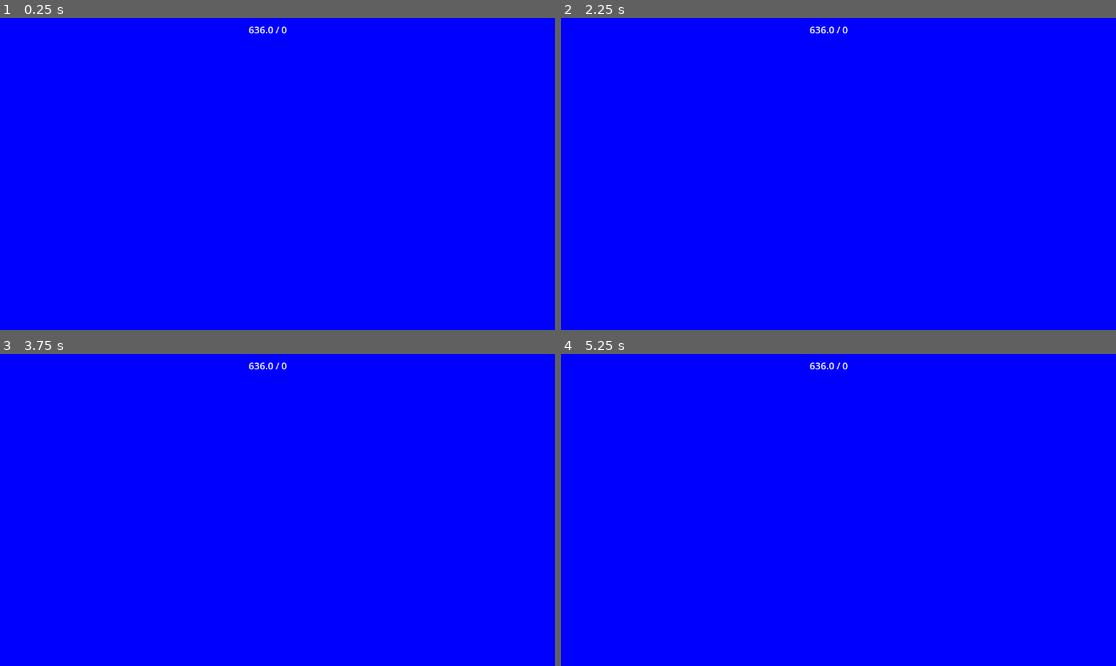
Above: before the commit, frames 1-4 (two rows, left to right).
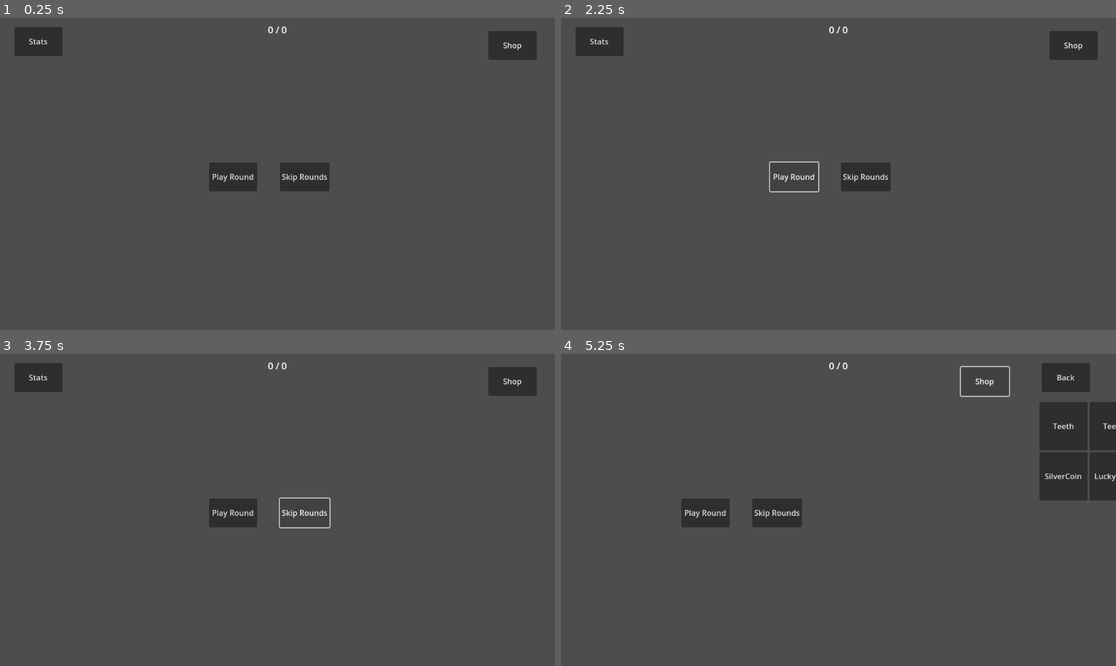
Above: after the commit, the same moments.

Repository: iceknith/Organ-Gambler-Full
Game: Godot game, scene res://src/game_scenes/main/main.tscn
Two runs of this game, one before a commit and one after it. Both use one fixed random seed, a clock stepped at 60 frames per second and the inputs below. The engine's default icon, where the game draws it, is replaced by a stand-in: a white triangle on a blue panel in a dark square.
Inputs (mouse positions are in pixels of both pictures, inside the frame that each line leads up to):
- Up to frame 1 (0.25 s): no input
- Up to frame 2 (2.25 s): click (599, 42) at 0.5 s, where only the run after the commit has a clickable "Stats"; click (1043, 286) at 1.25 s, where only the run after the commit has a clickable "back"; click (794, 177) at 2 s, where only the run after the commit has a clickable "Play Round"
- Up to frame 3 (3.75 s): click (233, 513) at 2.75 s, where only the run after the commit has a clickable "Play Round"; click (305, 513) at 3.5 s, where only the run after the commit has a clickable "Skip Rounds"
- Up to frame 4 (5.25 s): click (866, 513) at 4.25 s, where only the run after the commit has a clickable "Skip Rounds"; click (1071, 382) at 5 s, where only the run after the commit has a clickable "Shop"

The runs differ from the first frame. In frame 1, 100% of the frame differs, in the area x 0-100%, y 0-100%; in frame 2, 100%; in frame 3, 100%; in frame 4, 100%.

Commit message:
added travel between scenes

Diff:
--- a/src/game_scenes/hub/hub.gd
+++ b/src/game_scenes/hub/hub.gd
@@ -1 +1,11 @@
-extends Control
+class_name Hub extends Control
+
+func _ready() -> void:
+	connect_signals()
+
+func connect_signals():
+	# Connect buttons
+	$PlayRound.pressed.connect(Main.main.switch_to_scene.bind("round"))
+	$Shop.pressed.connect(Main.main.switch_to_scene.bind("shop"))
+	$Stats.pressed.connect(Main.main.switch_to_scene.bind("stats"))
+	#$SkipRounds.pressed.connect(GameData.next_wave)
--- a/src/game_scenes/hub/hub.tscn
+++ b/src/game_scenes/hub/hub.tscn
@@ -29,6 +29,15 @@
 offset_bottom = 360.0
 text = "Skip Rounds"
 
+[node name="Stats" type="Button" parent="."]
+custom_minimum_size = Vector2(100, 60)
+layout_mode = 0
+offset_left = 30.0
+offset_top = 19.0
+offset_right = 130.0
+offset_bottom = 79.0
+text = "Stats"
+
 [node name="Shop" type="Button" parent="."]
 custom_minimum_size = Vector2(100, 60)
 layout_mode = 0
--- a/src/game_scenes/main/main.tscn
+++ b/src/game_scenes/main/main.tscn
@@ -1,54 +1,57 @@
-[gd_scene load_steps=12 format=3 uid="uid://dutv72445v5ul"]
+[gd_scene load_steps=13 format=3 uid="uid://dutv72445v5ul"]
 
 [ext_resource type="Script" uid="uid://c7avgttkxqe1l" path="res://src/game_scenes/main/main.gd" id="1_b4anw"]
 [ext_resource type="PackedScene" uid="uid://6r4y1jj4bocd" path="res://src/game_scenes/overlay/overlay.tscn" id="2_3j4ov"]
 [ext_resource type="Script" uid="uid://0a1f5p2jiic5" path="res://src/game_scenes/main/SceneTransitions/sceneTransitions.gd" id="2_doc06"]
-[ext_resource type="PackedScene" uid="uid://dj2twajximn7o" path="res://src/test/testBlue.tscn" id="3_fjtip"]
-[ext_resource type="PackedScene" uid="uid://b0yybq7ngnwhv" path="res://src/test/test.tscn" id="3_rmpdw"]
+[ext_resource type="PackedScene" uid="uid://cafxs6s1gkct" path="res://src/game_scenes/hub/hub.tscn" id="3_fjtip"]
 [ext_resource type="Script" uid="uid://n5ob7nt03h06" path="res://src/game_scenes/main/SceneTransitions/movementSceneTransition.gd" id="4_6wpp0"]
-[ext_resource type="PackedScene" uid="uid://8l472uxctylj" path="res://src/test/testOverlay.tscn" id="5_6wpp0"]
-[ext_resource type="PackedScene" uid="uid://cn1f4vij7q7mm" path="res://src/test/testRed.tscn" id="5_fjtip"]
+[ext_resource type="PackedScene" uid="uid://i17ctrr6glf1" path="res://src/game_scenes/shop/shop.tscn" id="5_6wpp0"]
+[ext_resource type="PackedScene" uid="uid://btu4mrucpb5m7" path="res://src/game_scenes/round/roundScene.tscn" id="6_6wpp0"]
+[ext_resource type="PackedScene" uid="uid://jb4fav4bu744" path="res://src/game_scenes/stats/stats.tscn" id="6_i8yr3"]
 
-[sub_resource type="Resource" id="Resource_i8yr3"]
+[sub_resource type="Resource" id="Resource_010ik"]
+script = ExtResource("4_6wpp0")
+scene = ExtResource("3_fjtip")
+metadata/_custom_type_script = "uid://n5ob7nt03h06"
+
+[sub_resource type="Resource" id="Resource_qih35"]
 script = ExtResource("4_6wpp0")
 transition_direction = Vector2(1, 0)
-scene = ExtResource("3_fjtip")
+scene = ExtResource("5_6wpp0")
 type = 1
-transition_duration = 2.0
+transition_duration = 0.5
+invert_transition_duration = 0.5
 metadata/_custom_type_script = "uid://n5ob7nt03h06"
 
-[sub_resource type="Resource" id="Resource_fjtip"]
+[sub_resource type="Resource" id="Resource_r5ffl"]
+script = ExtResource("4_6wpp0")
+transition_direction = Vector2(0, 1)
+scene = ExtResource("6_6wpp0")
+transition_duration = 0.5
+invert_transition_duration = 0.5
+metadata/_custom_type_script = "uid://n5ob7nt03h06"
+
+[sub_resource type="Resource" id="Resource_vflos"]
 script = ExtResource("4_6wpp0")
 transition_direction = Vector2(0, -1)
-scene = ExtResource("5_6wpp0")
+scene = ExtResource("6_i8yr3")
 transition_ease = 1
 transition_type = 9
-transition_duration = 1.0
-invert_transition_type = 5
-invert_transition_duration = 0.7
-metadata/_custom_type_script = "uid://n5ob7nt03h06"
-
-[sub_resource type="Resource" id="Resource_6wpp0"]
-script = ExtResource("4_6wpp0")
-transition_direction = Vector2(1, 0)
-scene = ExtResource("5_fjtip")
-type = 1
-transition_duration = 0.6
-invert_transition_type = 7
-invert_transition_duration = 1.0
+transition_duration = 0.75
+invert_transition_ease = 1
+invert_transition_duration = 0.2
 metadata/_custom_type_script = "uid://n5ob7nt03h06"
 
 [node name="Main" type="Node"]
 script = ExtResource("1_b4anw")
 scenes = Dictionary[String, ExtResource("2_doc06")]({
-"testBlue": SubResource("Resource_i8yr3"),
-"testOverlay": SubResource("Resource_fjtip"),
-"testRed": SubResource("Resource_6wpp0")
+"hub": SubResource("Resource_010ik"),
+"round": SubResource("Resource_r5ffl"),
+"shop": SubResource("Resource_qih35"),
+"stats": SubResource("Resource_vflos")
 })
-firstScene = "testBlue"
+firstScene = "hub"
 
 [node name="Overlay" parent="." instance=ExtResource("2_3j4ov")]
 
-[node name="Test" parent="." instance=ExtResource("3_rmpdw")]
-
 [node name="GameScenes" type="Node" parent="."]
--- a/src/game_scenes/shop/shop.gd
+++ b/src/game_scenes/shop/shop.gd
@@ -18,9 +18,16 @@
 @onready var shop_coin_scene:PackedScene = preload("res://src/game_scenes/shop/shop_items/ShopItemCoin.tscn")
 
 func _ready():
+	connect_signals()
+
 	load_shop()
 	$ItemContainer/RerollButton.pressed.connect(reroll_shop)
 	restock()
+
+func connect_signals() -> void:
+	# Connect button signals
+	$Back.pressed.connect(Main.main.go_back)
+	$Stats.pressed.connect(Main.main.switch_to_scene.bind("stats"))
 
 func load_shop() -> void:
 	var shop_instance:Control
@@ -36,7 +43,6 @@
 		$ItemContainer/CoinContainer.add_child(shop_instance)
 		shop_instance.show()
 		coins_inventory.append(shop_instance)
-
 
 func restock():
 	restock_all_organs()
--- a/src/game_scenes/shop/shop.tscn
+++ b/src/game_scenes/shop/shop.tscn
@@ -14,6 +14,24 @@
 script = ExtResource("1_0npe2")
 reroll_left = 5
 coins_inventory_size = 3
+
+[node name="Back" type="Button" parent="."]
+custom_minimum_size = Vector2(100, 60)
+layout_mode = 0
+offset_left = 30.0
+offset_top = 19.0
+offset_right = 130.0
+offset_bottom = 79.0
+text = "Back"
+
+[node name="Stats" type="Button" parent="."]
+custom_minimum_size = Vector2(100, 60)
+layout_mode = 0
+offset_left = 1014.0
+offset_top = 27.0
+offset_right = 1114.0
+offset_bottom = 87.0
+text = "Stats"
 
 [node name="ItemContainer" type="VBoxContainer" parent="."]
 custom_minimum_size = Vector2(1100, 0)
--- a/src/game_scenes/stats/stats.gd
+++ b/src/game_scenes/stats/stats.gd
@@ -11,14 +11,20 @@
 
 # Reprend le fonctionnement du stats screen de la jam
 func _ready():
+	connect_signals()
+
 	label1_innit_text = label_1.text
 	label2_innit_text = label_2.text
+	refresh()
 
+func connect_signals():
+	# Stats Changing
 	Player.money_change.connect(_on_money_changed)
 	Player.organ_added.connect(_refresh_organ)
 	Player.organ_removed.connect(_refresh_organ)
 
-	refresh()
+	# Button signals
+	$Back.pressed.connect(Main.main.go_back)
 
 func refresh():
 	label_1.text = label1_innit_text
--- a/src/game_scenes/stats/stats.tscn
+++ b/src/game_scenes/stats/stats.tscn
@@ -92,7 +92,7 @@
 layout_mode = 2
 texture = ExtResource("2_6o8qp")
 
-[node name="Button" type="Button" parent="."]
+[node name="Back" type="Button" parent="."]
 layout_mode = 1
 anchors_preset = 3
 anchor_left = 1.0
